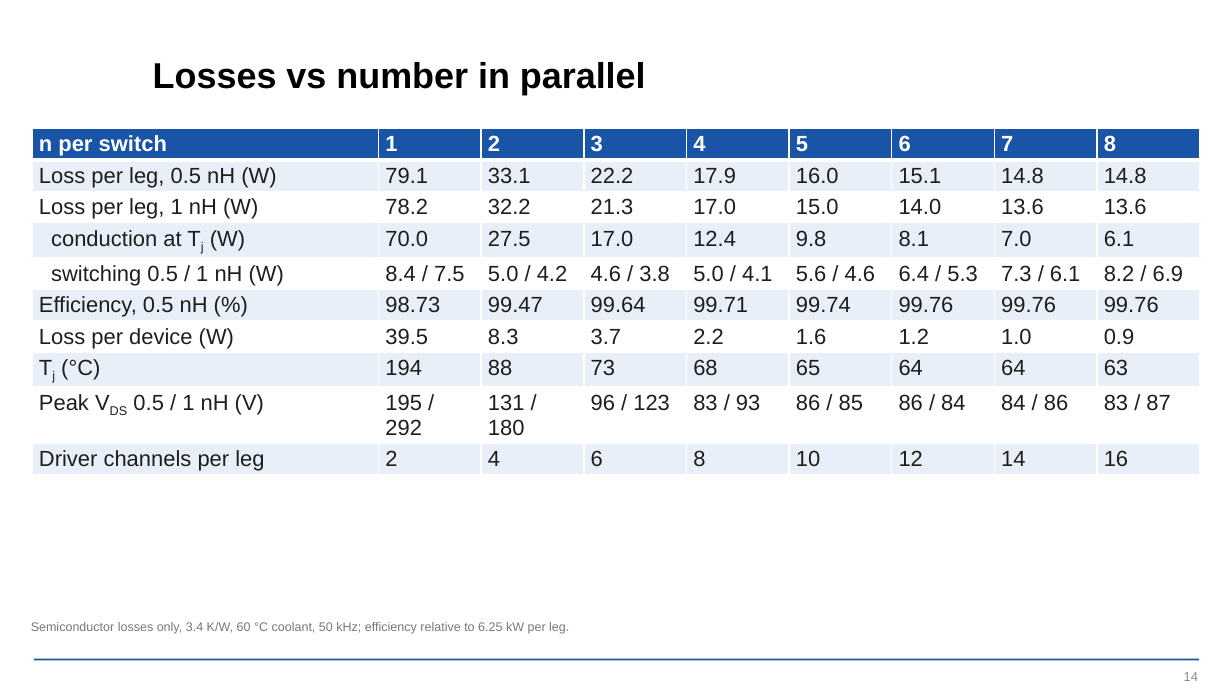
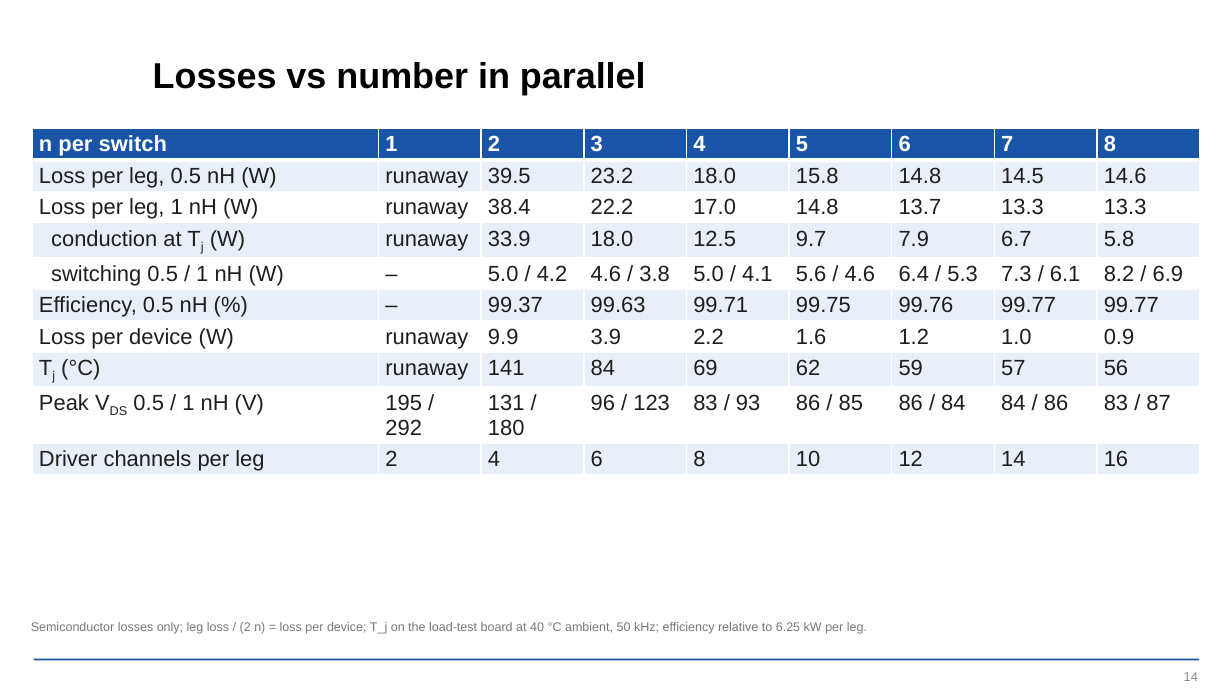
Before and after one commit to EnesAyaz/KTH, a slide deck: slide 14 of PCB-Design/reports/slides/spb_revb_design_flow.pptx. Drawn at 1232x693 pixels with LibreOffice and Linux fonts; fonts in the diff are those of the drawing; background and template pictures are left out. Boxes give left, top, right and bottom in pixels: in the first picture for what was removed or moved away, otherwise in the second. Text is boxed around its words. In the diff, an @@ line names an element or a change of style, - is before the commit and + after.

```diff
--- a/PCB-Design/reports/slides/spb_revb_design_flow.pptx
+++ b/PCB-Design/reports/slides/spb_revb_design_flow.pptx
@@ table at box(32, 128, 1196, 475) @@
-row 2: Loss per leg, 0.5 nH (W) | 79.1 | 33.1 | 22.2 | 17.9 | 16.0 | 15.1 | 14.8 | 14.8
+row 2: Loss per leg, 0.5 nH (W) | runaway | 39.5 | 23.2 | 18.0 | 15.8 | 14.8 | 14.5 | 14.6
-row 3: Loss per leg, 1 nH (W) | 78.2 | 32.2 | 21.3 | 17.0 | 15.0 | 14.0 | 13.6 | 13.6
+row 3: Loss per leg, 1 nH (W) | runaway | 38.4 | 22.2 | 17.0 | 14.8 | 13.7 | 13.3 | 13.3
-row 4: conduction at Tj (W) | 70.0 | 27.5 | 17.0 | 12.4 | 9.8 | 8.1 | 7.0 | 6.1
+row 4: conduction at Tj (W) | runaway | 33.9 | 18.0 | 12.5 | 9.7 | 7.9 | 6.7 | 5.8
-row 5, column 2: 8.4 / 7.5
+row 5, column 2: –
-row 6: Efficiency, 0.5 nH (%) | 98.73 | 99.47 | 99.64 | 99.71 | 99.74 | 99.76 | 99.76 | 99.76
+row 6: Efficiency, 0.5 nH (%) | – | 99.37 | 99.63 | 99.71 | 99.75 | 99.76 | 99.77 | 99.77
-row 7: Loss per device (W) | 39.5 | 8.3 | 3.7 | 2.2 | 1.6 | 1.2 | 1.0 | 0.9
+row 7: Loss per device (W) | runaway | 9.9 | 3.9 | 2.2 | 1.6 | 1.2 | 1.0 | 0.9
-row 8: Tj (°C) | 194 | 88 | 73 | 68 | 65 | 64 | 64 | 63
+row 8: Tj (°C) | runaway | 141 | 84 | 69 | 62 | 59 | 57 | 56
@@ text at box(31, 622, 867, 634): text changed @@
-Semiconductor losses only, 3.4 K/W, 60 °C coolant, 50 kHz; efficiency relative to 6.25 kW per leg.
+Semiconductor losses only; leg loss / (2 n) = loss per device; T_j on the load-test board at 40 °C ambient, 50 kHz; efficiency relative to 6.25 kW per leg.
```
Also in this commit, not shown: 6 other slides changed, 7 other files.
